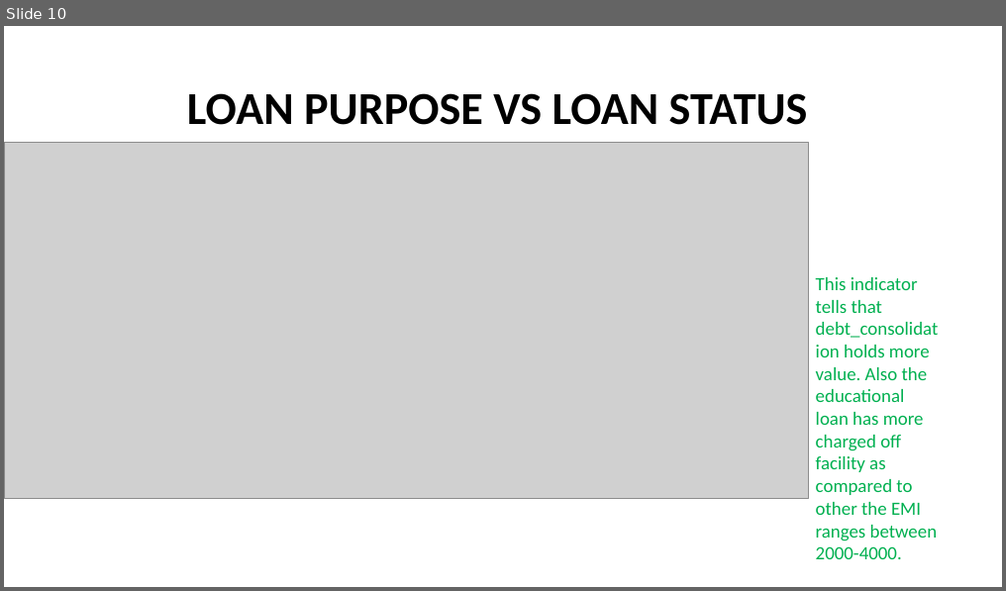
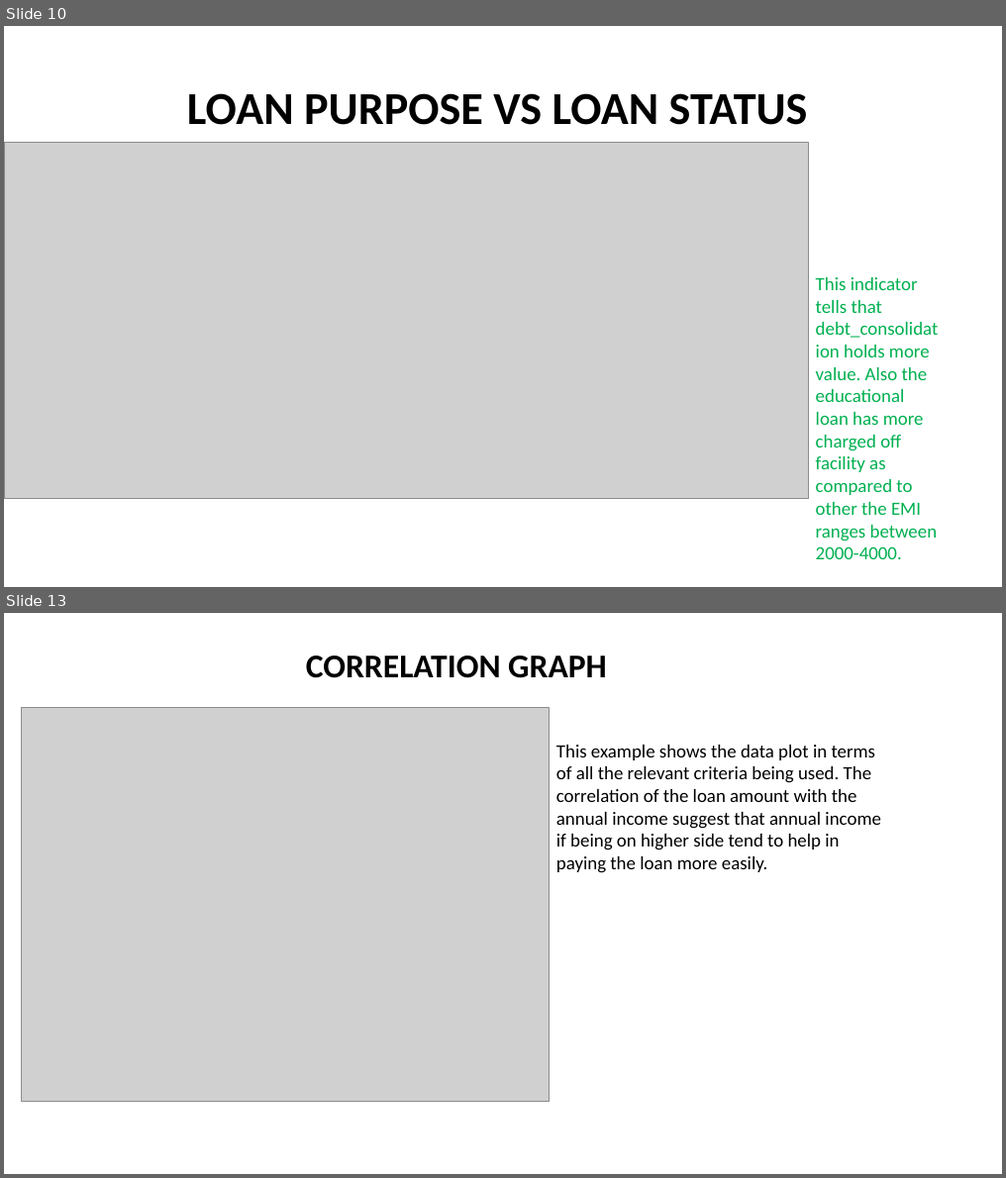
Before and after one commit to abhi-alone/EDA_Case_Study, a slide deck: LENDING CLUB CASE STUDY.pptx. Shown one above the other, each under a label of ours: slide 10 before the commit, slides 10 and 13 after it; the slides between them are not shown. The pictures are 1006x591 and 1006x1178 pixels, drawn with LibreOffice and Linux fonts; fonts in the diff are those of the drawing; grey boxes stand for pictures. Boxes give left, top, right and bottom in pixels: in the first picture for what was removed or moved away, otherwise in the second. Text is boxed around its words. In the diff, an @@ line names an element or a change of style, - is before the commit and + after.

Commit message:
The various graph analysis and Conclusion in readme file

```diff
--- a/LENDING CLUB CASE STUDY.pptx
+++ b/LENDING CLUB CASE STUDY.pptx
@@ slide 13 added at [4, 613, 1002, 1174], background #FFFFFF @@
@@ text added at [306, 656, 607, 678], 32 pt, text #000000, bold @@
+CORRELATION GRAPH
@@ picture added at [21, 707, 549, 1102] @@
@@ text added at [556, 745, 881, 873], 18 pt, text #000000 @@
+This example shows the data plot in terms of all the relevant criteria being used. The correlation of the loan amount with the annual income suggest that annual income if being on higher side tend to help in paying the loan more easily.
```
Also in this commit, not shown: 1 slide changed, 2 other slides added, 1 other file.
